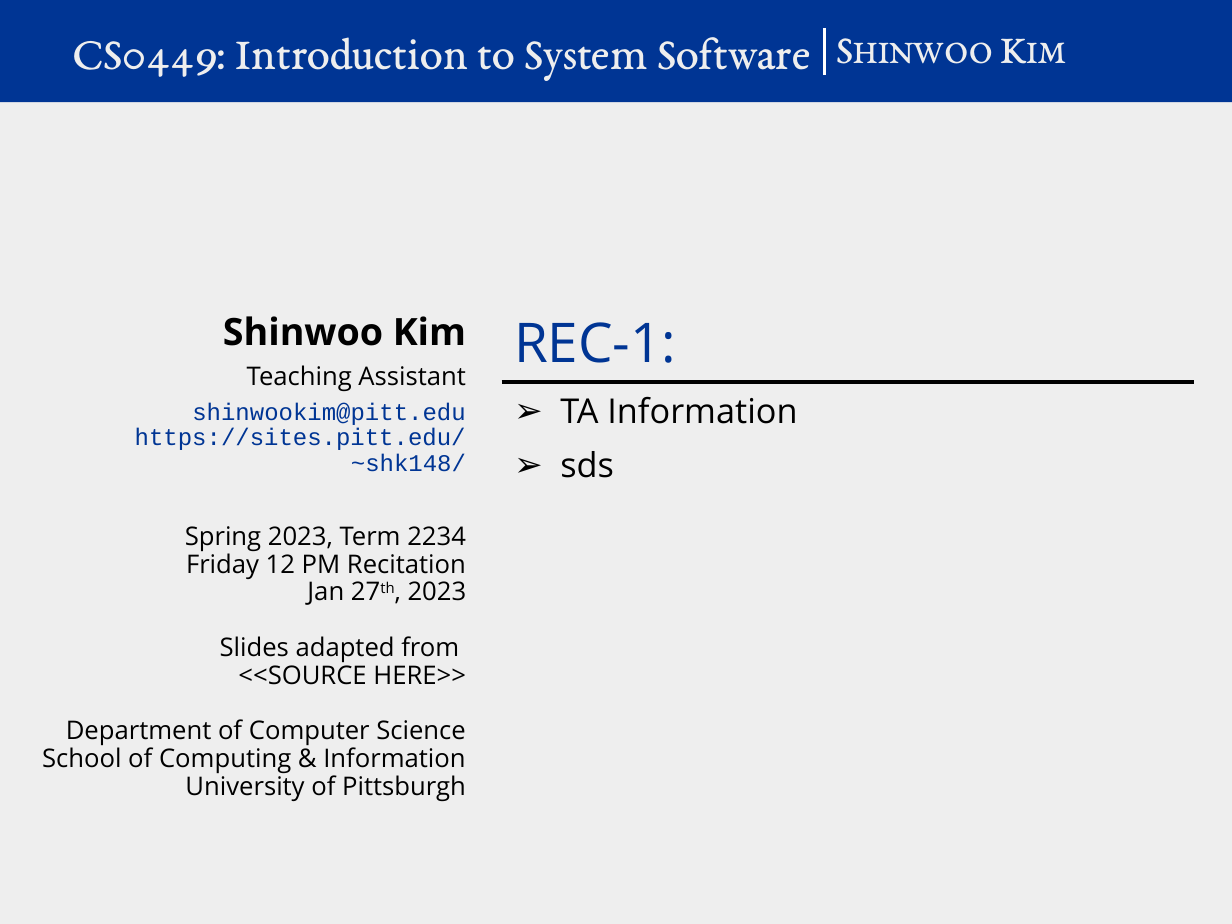
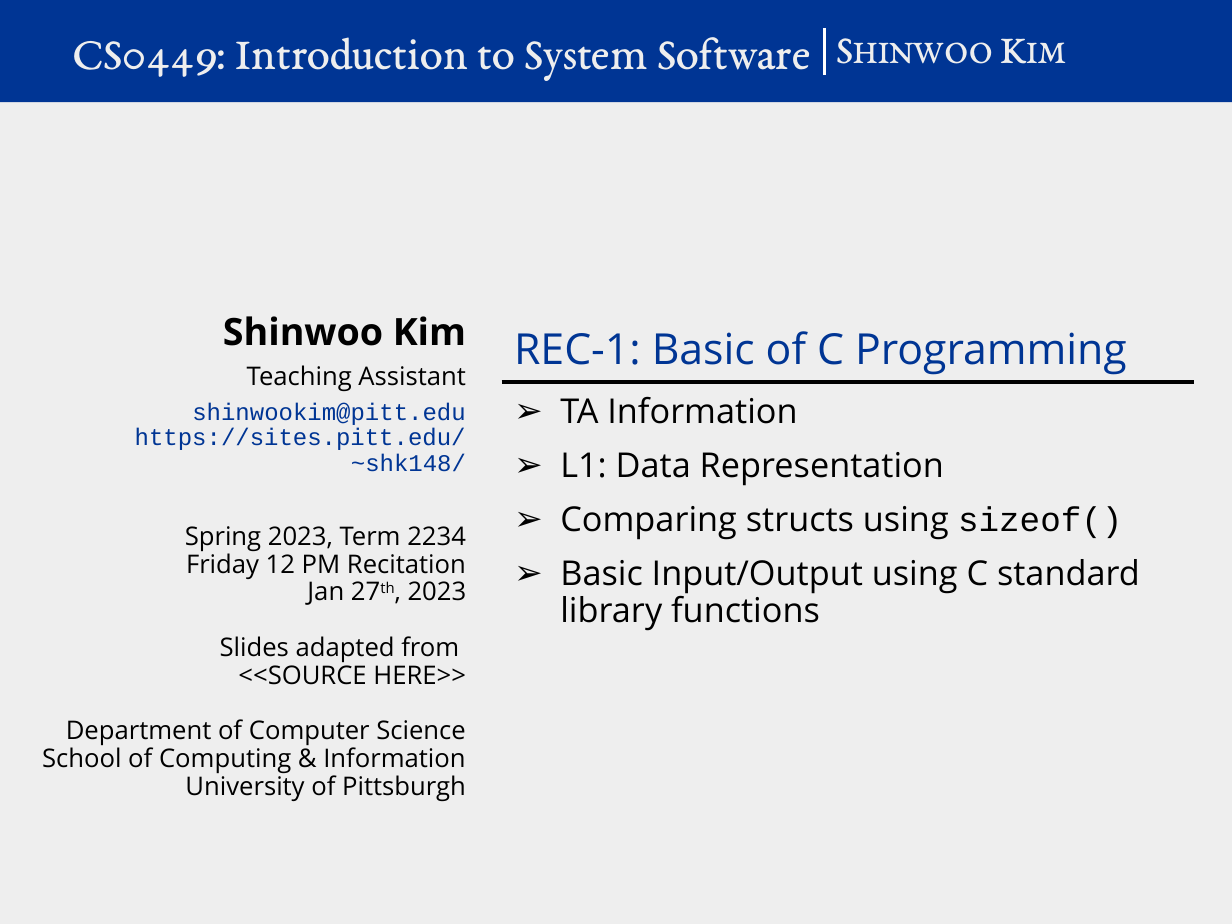
Before and after one commit to shinwookim/website-archive, a slide deck: slide 1 of teaching/CS0449-2234/rec01.pptx. Drawn at 1232x924 pixels with LibreOffice and Linux fonts; fonts in the diff are those of the drawing; background and template pictures are left out. Boxes give left, top, right and bottom in pixels: in the first picture for what was removed or moved away, otherwise in the second. Text is boxed around its words. In the diff, an @@ line names an element or a change of style, - is before the commit and + after.

```diff
--- a/teaching/CS0449-2234/rec01.pptx
+++ b/teaching/CS0449-2234/rec01.pptx
@@ text at [514, 331, 1127, 375]: text changed; size 32 to 25 pt @@
-REC-1:
+REC-1: Basic of C Programming
@@ subtitle at [560, 452, 1140, 631]: text changed @@
-➢ sds
+➢ L1: Data Representation
+➢ Comparing structs using sizeof()
+➢ Basic Input/Output using C standard library functions
```
Also in this commit, not shown: 1 other slide changed, 7 slides added, 3 other files.
